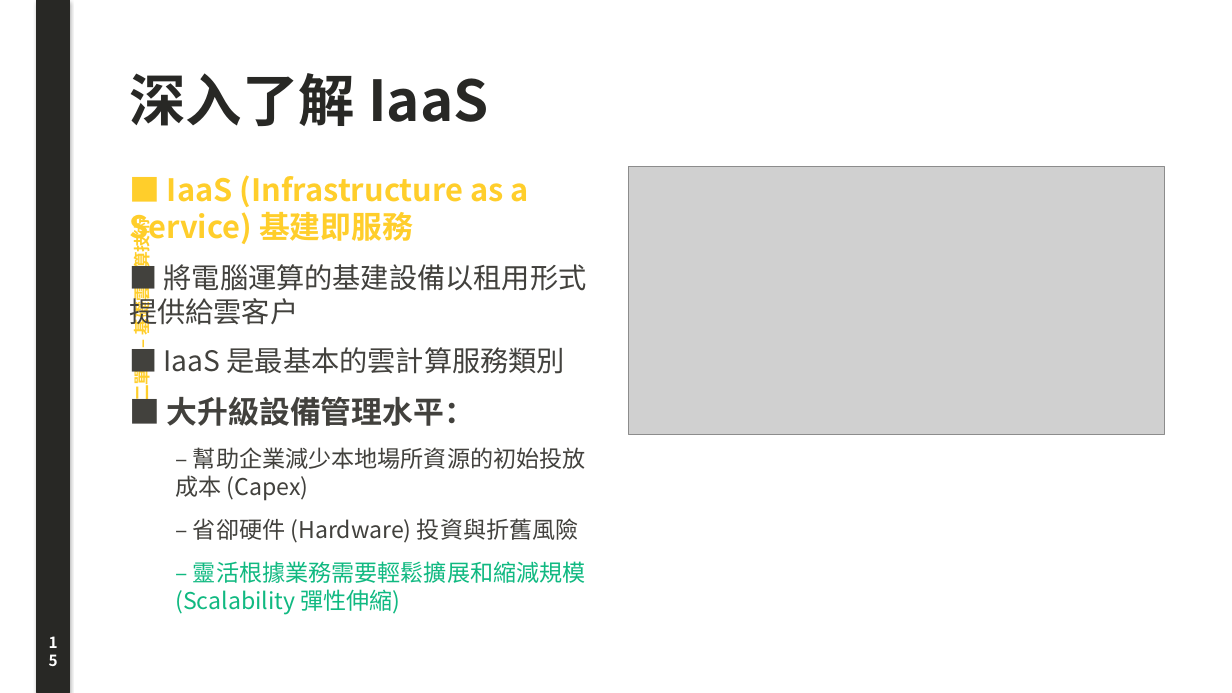
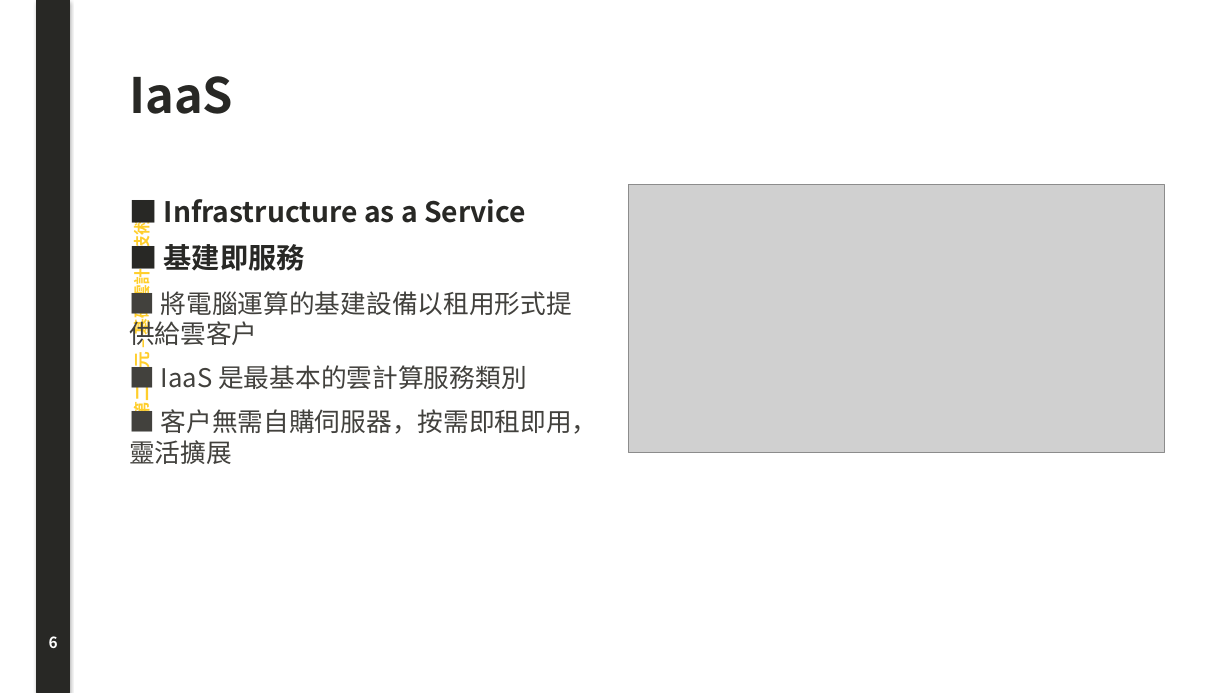
Before and after one commit to joe-ging/seed-cloud-curriculum, a slide deck: slide 6 of downloads/Deck01_Cloud_Foundations_Lecture_Note.pptx (slide 15 before the commit). Drawn at 1232x693 pixels with LibreOffice and Linux fonts; fonts in the diff are those of the drawing; grey boxes stand for pictures. Boxes give left, top, right and bottom in pixels: in the first picture for what was removed or moved away, otherwise in the second. Text is boxed around its words. In the diff, an @@ line names an element or a change of style, - is before the commit and + after.

Commit message:
feat: 100% faithful original deck layout with large pizza & real photos gallery

```diff
--- a/downloads/Deck01_Cloud_Foundations_Lecture_Note.pptx
+++ b/downloads/Deck01_Cloud_Foundations_Lecture_Note.pptx
@@ text at box(129, 76, 233, 114): text changed; size 44 to 38 pt @@
-深入了解 IaaS
+IaaS
@@ text "■ Infrastructure as a Service": place and size @@
-text "■ Infrastructure as a Service" at box(129, 175, 587, 615)
+text "■ Infrastructure as a Service" at box(129, 199, 598, 464)
@@ text at box(164, 199, 526, 271): text changed; size 24 to 22 pt; text colour #FFCE2B to #282825 @@
-■ IaaS (Infrastructure as a Service) 基建即服務
+■ Infrastructure as a Service
+■ 基建即服務
@@ picture: place and size @@
-picture at box(628, 166, 1165, 434)
+picture at box(628, 185, 1165, 453)
@@ text at box(129, 291, 572, 389): size 22 to 20 pt in "■ 將電腦運算的基建設備以租用形式提供給雲客戶", "■ IaaS 是最基本的雲計算服務類別"; less space between paragraphs @@
@@ text at box(129, 409, 598, 464): text changed; size 18 to 20 pt @@
-■ 大升級設備管理水平：
-  – 幫助企業減少本地場所資源的初始投放成本 (Capex)
-  – 省卻硬件 (Hardware) 投資與折舊風險
-  – 靈活根據業務需要輕鬆擴展和縮減規模 (Scalability 彈性伸縮)
+■ 客戶無需自購伺服器，按需即租即用，靈活擴展
@@ text at box(49, 636, 58, 648): text changed @@
-15
+6
```
Also in this commit, not shown: 23 other slides changed, 16 slides added, 16 slides removed, 42 other files.
